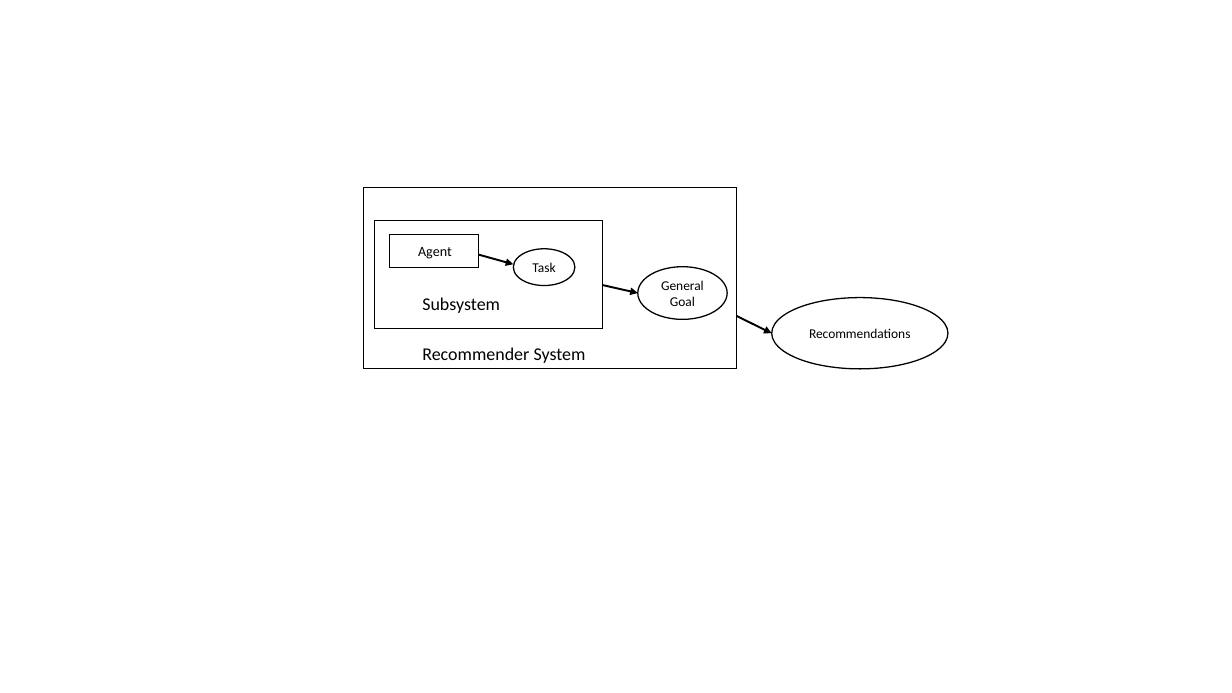
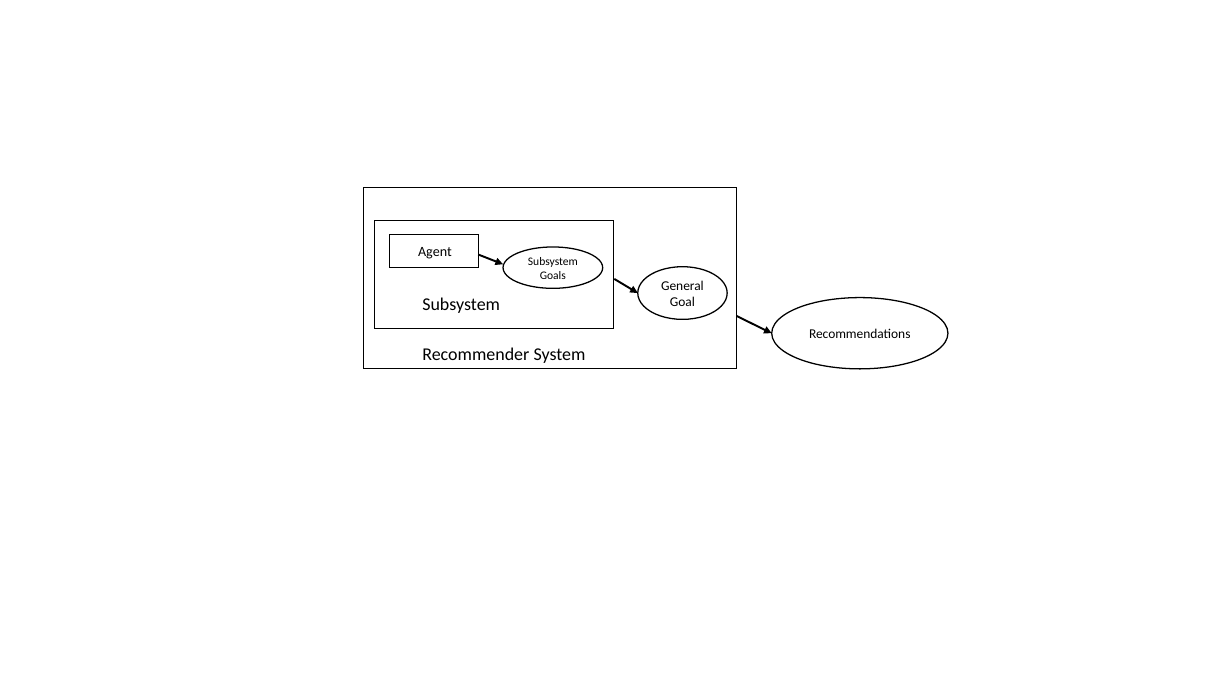
Before and after one commit to zxingz/Thesis, a slide deck: slide 2 of Risk Models.pptx. Drawn at 1232x693 pixels with LibreOffice and Linux fonts; fonts in the diff are those of the drawing. Boxes give left, top, right and bottom in pixels: in the first picture for what was removed or moved away, otherwise in the second. Text is boxed around its words. In the diff, an @@ line names an element or a change of style, - is before the commit and + after.

```diff
--- a/Risk Models.pptx
+++ b/Risk Models.pptx
@@ rectangle: place and size @@
-rectangle at bbox=[374, 221, 603, 329]
+rectangle at bbox=[374, 221, 614, 329]
@@ arrow moved from (479, 254) - (514, 264) to (479, 254) - (503, 264) @@
@@ ellipse "Subsystem Goals": place and size @@
-ellipse "Subsystem Goals" at bbox=[514, 249, 576, 286]
+ellipse "Subsystem Goals" at bbox=[503, 247, 603, 288]
@@ text in ellipse at bbox=[528, 257, 578, 279]: text changed; size 10.5 to 9 pt @@
-Task
+Subsystem Goals
@@ arrow moved from (603, 286) - (638, 293) to (615, 279) - (638, 293) @@
```
Also in this commit, not shown: 2 other slides changed, 7 other files.
